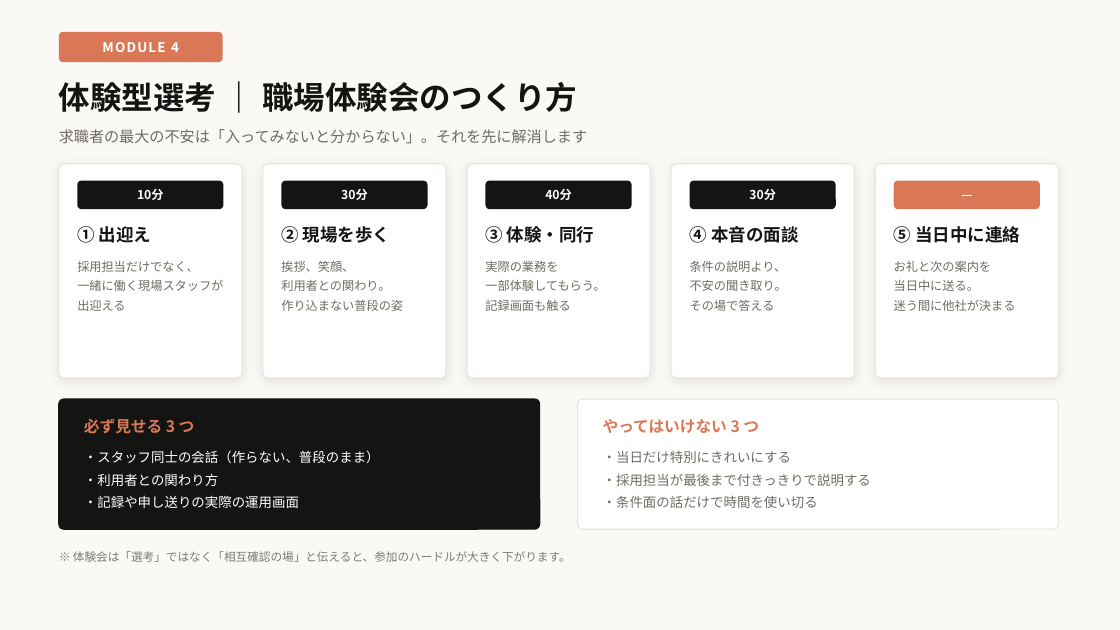
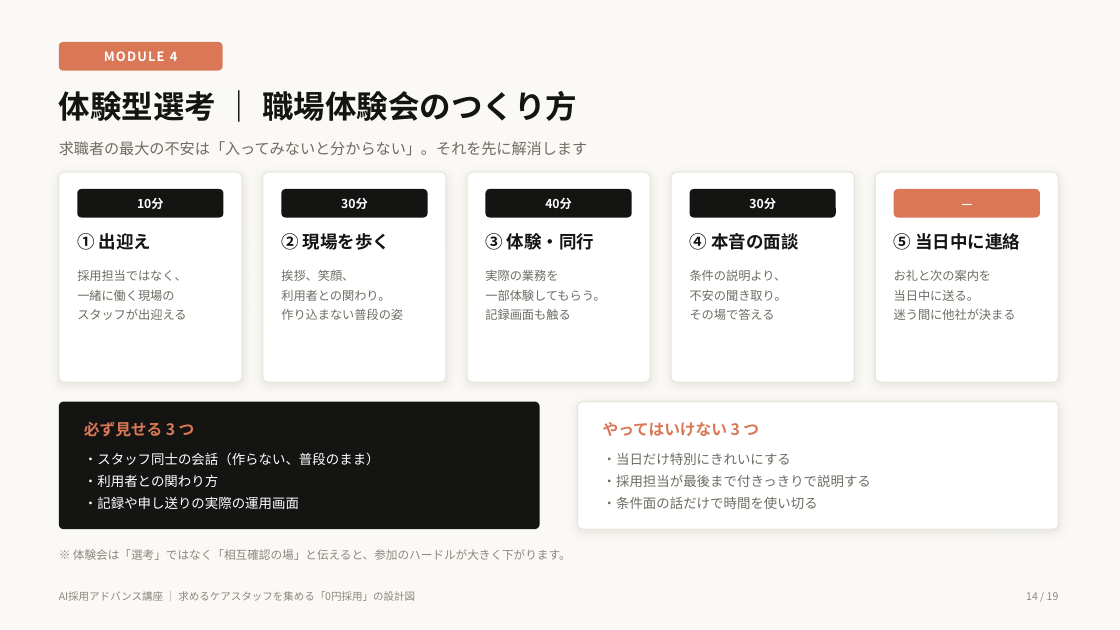
Before and after one commit to gala19690717-bit/-ai-news-mailer, a slide deck: slide 14 of docs/recruitment-webinar/AI採用アドバンス講座_0円採用の設計図.pptx. Drawn at 1120x630 pixels with LibreOffice and Linux fonts; fonts in the diff are those of the drawing. Boxes give left, top, right and bottom in pixels: in the first picture for what was removed or moved away, otherwise in the second. Text is boxed around its words. In the diff, an @@ line names an element or a change of style, - is before the commit and + after.

```diff
--- a/docs/recruitment-webinar/AI採用アドバンス講座_0円採用の設計図.pptx
+++ b/docs/recruitment-webinar/AI採用アドバンス講座_0円採用の設計図.pptx
@@ 10 texts, 6 rounded rectangles: place and size @@
-10 texts, 6 rounded rectangles at (59, 32, 1040, 311)
+10 texts, 6 rounded rectangles at (59, 42, 1040, 320)
@@ text "MODULE 4" at (104, 51, 178, 61): size 11.5 to 11 pt @@
@@ rounded rectangle at (59, 42, 223, 71): proportions changed @@
@@ text "体験型選考 ｜ 職場体験会のつくり方": place and size @@
-text "体験型選考 ｜ 職場体験会のつくり方" at (59, 82, 577, 112)
+text "体験型選考 ｜ 職場体験会のつくり方" at (59, 91, 577, 121)
@@ text "求職者の最大の不安は「入ってみないと分からない」。それを先に解消します": place and size @@
-text "求職者の最大の不安は「入ってみないと分からない」。それを先に解消します" at (59, 129, 587, 144)
+text "求職者の最大の不安は「入ってみないと分からない」。それを先に解消します" at (59, 141, 588, 156)
@@ rounded rectangle: place and size @@
-rounded rectangle at (59, 164, 242, 378)
+rounded rectangle at (59, 172, 242, 382)
@@ rounded rectangle: place and size @@
-rounded rectangle at (263, 164, 446, 378)
+rounded rectangle at (263, 172, 446, 382)
@@ rounded rectangle: place and size @@
-rounded rectangle at (467, 164, 650, 378)
+rounded rectangle at (467, 172, 650, 382)
@@ rounded rectangle: place and size @@
-rounded rectangle at (671, 164, 854, 378)
+rounded rectangle at (671, 172, 854, 382)
@@ rounded rectangle: place and size @@
-rounded rectangle at (875, 164, 1059, 378)
+rounded rectangle at (875, 172, 1059, 382)
@@ 5 texts: place and size @@
-5 texts at (77, 226, 1020, 243)
+5 texts at (77, 233, 1020, 250)
@@ text at (77, 270, 187, 320): text changed @@
-採用担当だけでなく、
-一緒に働く現場スタッフが出迎える
+採用担当ではなく、
+一緒に働く現場の
+スタッフが出迎える
@@ rounded rectangle at (59, 402, 539, 529): outline #141413 1 pt to none @@
@@ rounded rectangle at (578, 402, 1059, 529): shadow on @@
@@ text "※ 体験会は「選考」ではなく「相互確認の場」と伝えると、参加のハードルが大きく下がります。" at (73, 549, 571, 560): text colour #7D7B72 to #8A887E @@
@@ text added at (59, 591, 415, 601), 9 pt, text #8A887E @@
+AI採用アドバンス講座 ｜ 求めるケアスタッフを集める「0円採用」の設計図
@@ text added at (1026, 592, 1059, 600), 9 pt, text #8A887E @@
+14 / 19
```
Also in this commit, not shown: 18 other slides changed, 2 other files.
